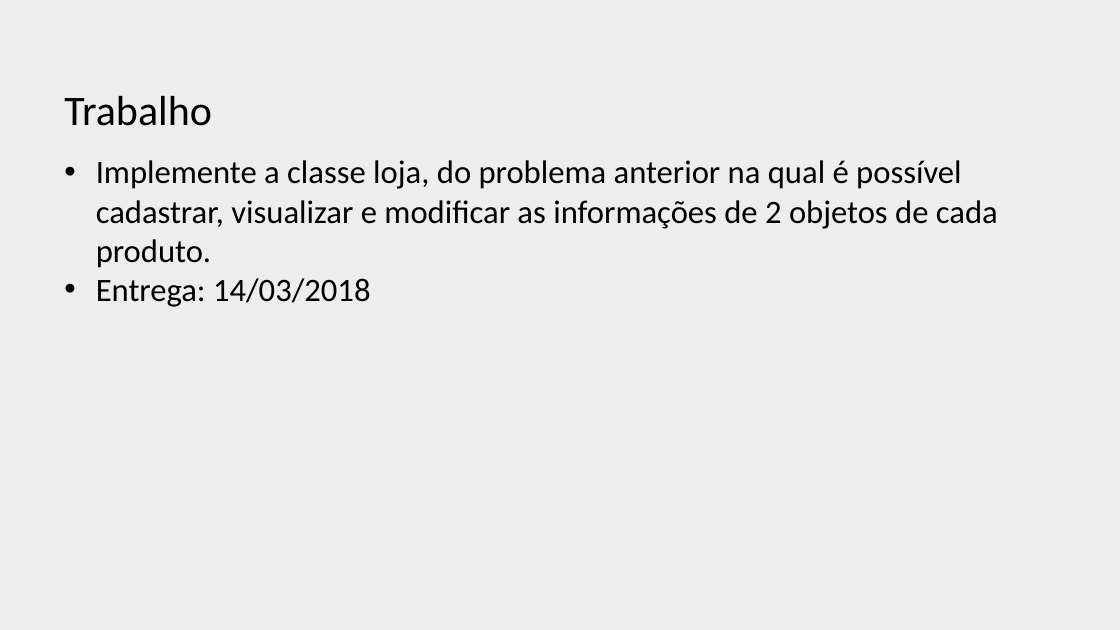
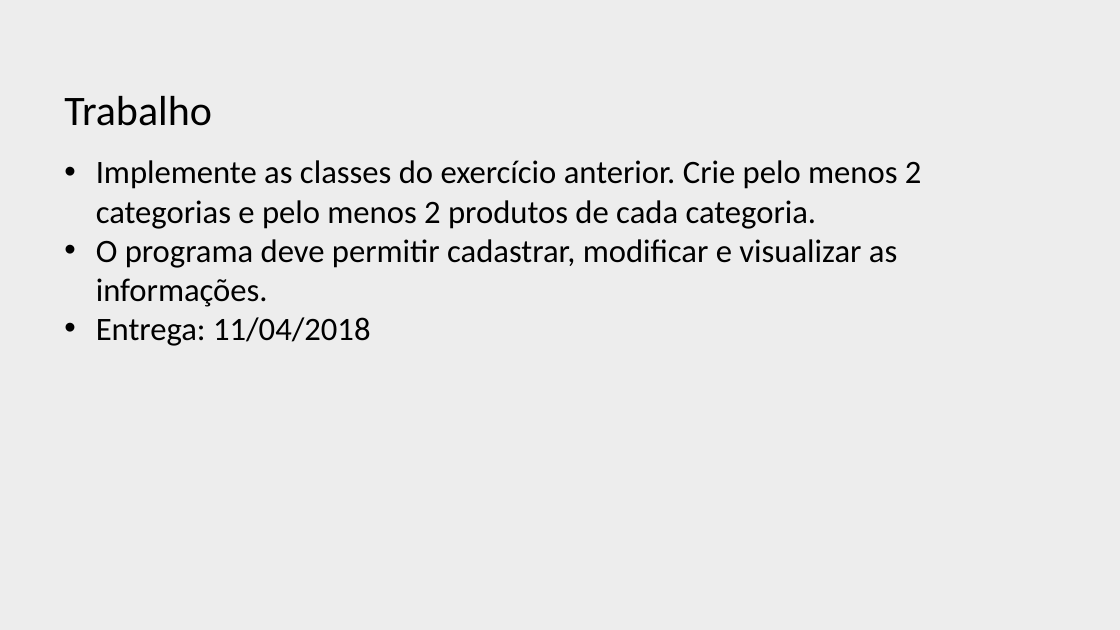
Before and after one commit to profJulioMomente/POO_2SI, a slide deck: slide 14 of 2018/2018.02.28-Aula02.pptx (slide 11 before the commit). Drawn at 1120x630 pixels with LibreOffice and Linux fonts; fonts in the diff are those of the drawing; background and template pictures are left out. Boxes give left, top, right and bottom in pixels: in the first picture for what was removed or moved away, otherwise in the second. Text is boxed around its words. In the diff, an @@ line names an element or a change of style, - is before the commit and + after.

```diff
--- a/2018/2018.02.28-Aula02.pptx
+++ b/2018/2018.02.28-Aula02.pptx
@@ text at [96, 160, 922, 346]: text changed @@
-• Implemente a classe loja, do problema anterior na qual é possível cadastrar, visualizar e modificar as informações de 2 objetos de cada produto.
-• Entrega: 14/03/2018
+• Implemente as classes do exercício anterior. Crie pelo menos 2 categorias e pelo menos 2 produtos de cada categoria.
+• O programa deve permitir cadastrar, modificar e visualizar as informações.
+• Entrega: 11/04/2018
```
Also in this commit, not shown: 1 other slide changed, 1 slide added, 2 slides removed.
